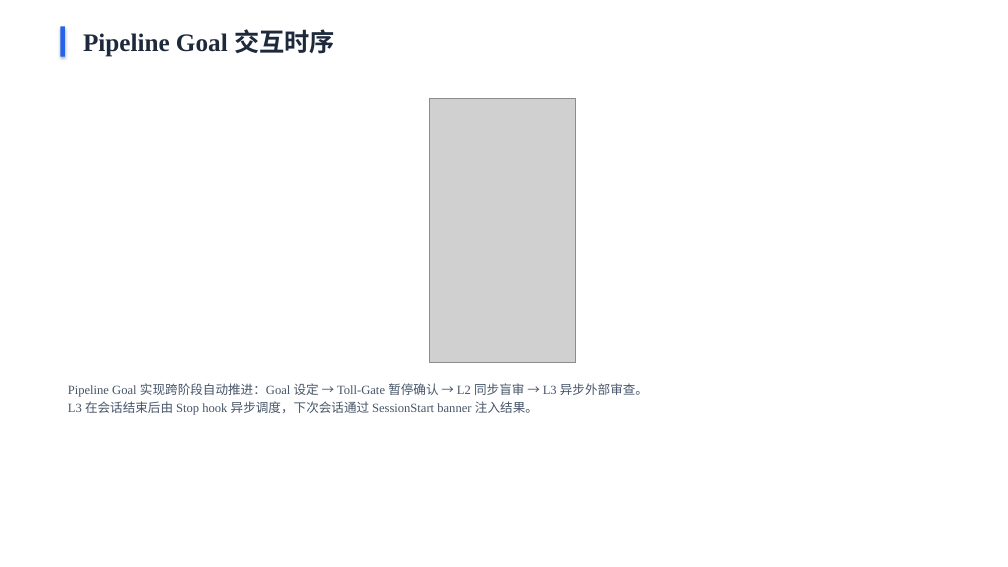
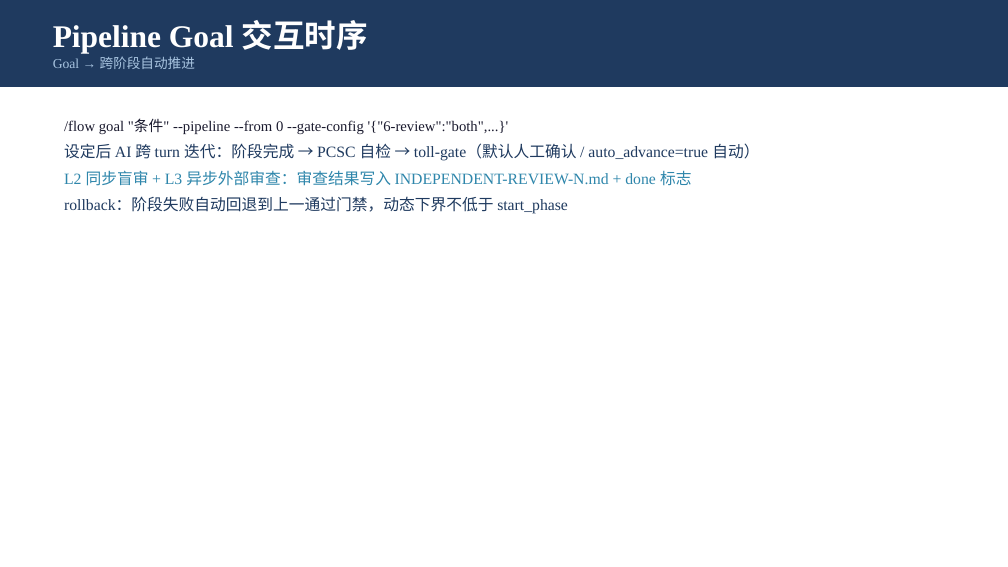
Before and after one commit to Hellrabb/flow-kit, a slide deck: slide 12 of flow-kit-用户指南.pptx. Drawn at 1008x567 pixels with LibreOffice and Linux fonts; fonts in the diff are those of the drawing; grey boxes stand for pictures. Boxes give left, top, right and bottom in pixels: in the first picture for what was removed or moved away, otherwise in the second. Text is boxed around its words. In the diff, an @@ line names an element or a change of style, - is before the commit and + after.

Commit message:
docs(user-guide-sync-2026-09): 阶段4 DEV — 用户指南 deck 重建 20 页（slides.json 生成器 + deck_checks 断言 + 渲染验证）

```diff
--- a/flow-kit-用户指南.pptx
+++ b/flow-kit-用户指南.pptx
@@ rectangle added at bbox=[0, 0, 1008, 87], fill #1F3A5F @@
@@ text "Pipeline Goal 交互时序": place and size @@
-text "Pipeline Goal 交互时序" at bbox=[83, 29, 335, 57]
+text "Pipeline Goal 交互时序" at bbox=[53, 20, 368, 69]
@@ text "Pipeline Goal 交互时序" at bbox=[53, 20, 368, 69]: vertical alignment top to middle @@
@@ text at bbox=[53, 20, 368, 54]: size 24 to 30 pt, text colour #1E293B to #FFFFFF in "Pipeline Goal 交互时序" @@
@@ rectangle removed at bbox=[60, 26, 65, 57] @@
@@ text at bbox=[53, 56, 195, 69]: paragraph added @@
+Goal → 跨阶段自动推进
@@ picture removed at bbox=[430, 98, 576, 363] @@
@@ text added at bbox=[64, 120, 759, 213], 15 pt, text #1F3A5F @@
+/flow goal "条件" --pipeline --from 0 --gate-config '{"6-review":"both",...}'
+设定后 AI 跨 turn 迭代：阶段完成 → PCSC 自检 → toll-gate（默认人工确认 / auto_advance=true 自动）
+L2 同步盲审 + L3 异步外部审查：审查结果写入 INDEPENDENT-REVIEW-N.md + done 标志
+rollback：阶段失败自动回退到上一通过门禁，动态下界不低于 start_phase
@@ text removed at bbox=[68, 383, 648, 415] @@
-Pipeline Goal 实现跨阶段自动推进：Goal 设定 → Toll-Gate 暂停确认 → L2 同步盲审 → L3 异步外部审查。
-L3 在会话结束后由 Stop hook 异步调度，下次会话通过 SessionStart banner 注入结果。
```
Also in this commit, not shown: 11 other slides changed, 8 slides added, 7 slides removed, 3 other files.
